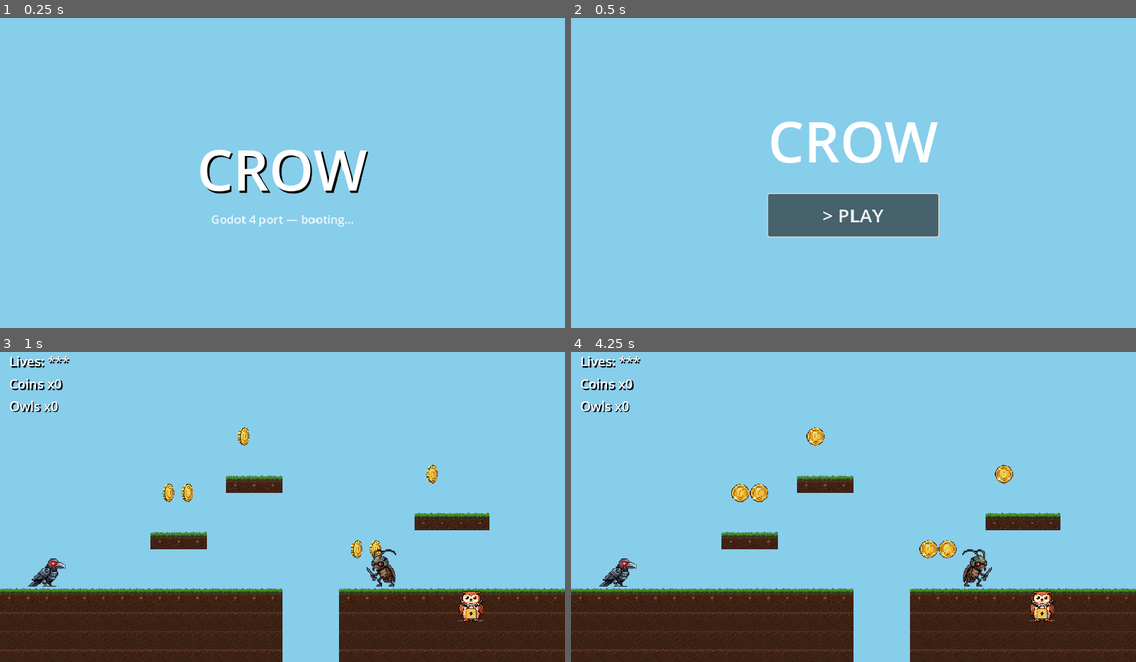
Above: before the commit, frames 1-4 (two rows, left to right).
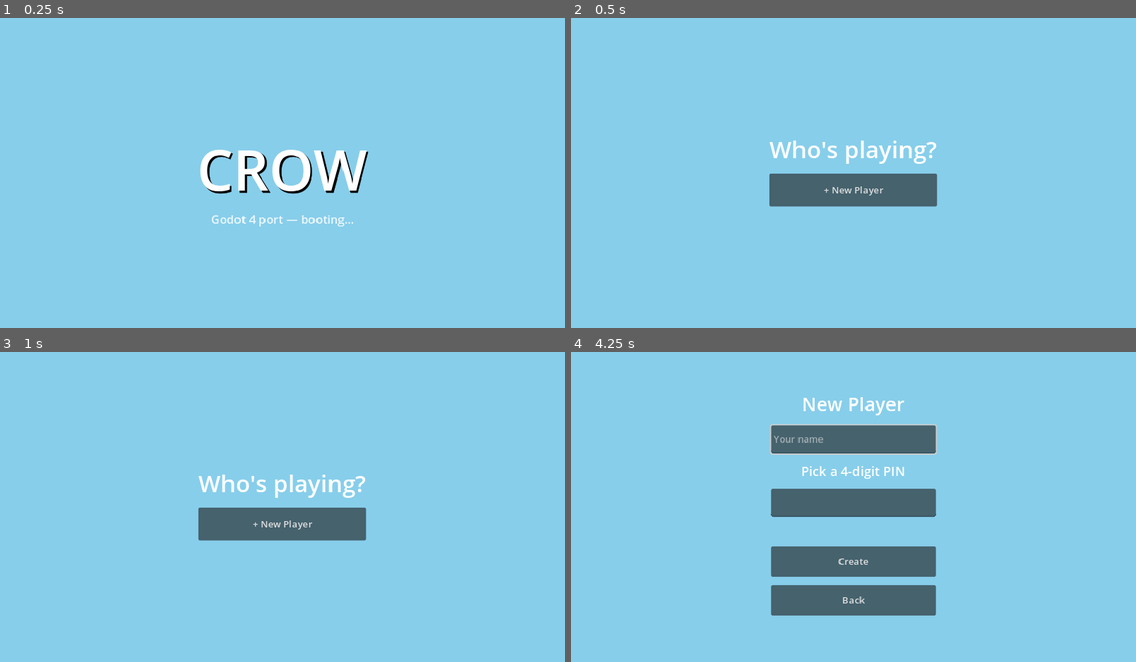
Above: after the commit, the same moments.

Repository: saemihemma/crowgame
Game: Godot game, scene res://scenes/Boot.tscn
Same seed, same stepped clock (60 frames per second), same inputs: the game is played once before the commit and once after it.
Inputs (mouse positions are in pixels of both pictures, inside the frame that each line leads up to):
- Up to frame 1 (0.25 s): no input
- Up to frame 2 (0.5 s): no input
- Up to frame 3 (1 s): click (282, 550) at 0.5 s, where only the run before the commit has a clickable "> PLAY"
- Up to frame 4 (4.25 s): click (853, 522) at 1.25 s, where only the run after the commit has a clickable "+ New Player"; click (853, 562) at 2 s, where only the run after the commit has a clickable "Create"; click (853, 600) at 2.75 s, where only the run after the commit has a clickable "Back"; click (853, 522) at 3.5 s, where only the run after the commit has a clickable "+ New Player"

Frame 1 is identical in both runs. In frame 2, 7.0% of the frame differs, in the area x 34-66%, y 33-71%; in frame 3, 29%; in frame 4, 35%, in the area x 0-100%, y 1-100%.
Error after the commit: Invalid operands 'String' and 'bool' in operator '=='. (res://scripts/scenes/login.gd:112)

Commit message:
Godot port slice 8a: Login + LevelSelect + full menu routing
- Login (port of LoginScene): pick profile + 4-digit PIN or create a new
  player; on success switches the save profile and re-inits ELO/learner/
  problem managers, then routes to the menu. Uses the tested ProfileManager.
- LevelSelect (port): lists registry levels, locks those whose required level
  isn't completed, starts the chosen level.
- Boot routes to Login (no active user) or MainMenu; MainMenu Play ->
  LevelSelect, Continue -> Game, Switch Player -> Login.

32 unit tests + 4 probes still pass; new scenes load clean headless.

https://claude.ai/code/session_01FVeVGxG2n5P8D32bFSZsYM

Diff:
--- /dev/null
+++ b/godot/scenes/LevelSelect.tscn
@@ -0,0 +1,10 @@
+[gd_scene load_steps=2 format=3 uid="uid://b0crowlevelsel1"]
+
+[ext_resource type="Script" path="res://scripts/scenes/level_select.gd" id="1_ls"]
+
+[node name="LevelSelect" type="Control"]
+layout_mode = 3
+anchors_preset = 15
+anchor_right = 1.0
+anchor_bottom = 1.0
+script = ExtResource("1_ls")
--- /dev/null
+++ b/godot/scenes/Login.tscn
@@ -0,0 +1,10 @@
+[gd_scene load_steps=2 format=3 uid="uid://b0crowlogin001"]
+
+[ext_resource type="Script" path="res://scripts/scenes/login.gd" id="1_login"]
+
+[node name="Login" type="Control"]
+layout_mode = 3
+anchors_preset = 15
+anchor_right = 1.0
+anchor_bottom = 1.0
+script = ExtResource("1_login")
--- a/godot/scripts/boot.gd
+++ b/godot/scripts/boot.gd
@@ -10,7 +10,11 @@
 	# Autoloads have initialized (data/save/profile). Route to the menu.
 	# (Login flow is deferred; MainMenu -> Play starts the game.)
 	await get_tree().create_timer(0.4).timeout
-	get_tree().change_scene_to_file("res://scenes/MainMenu.tscn")
+	# Route to the active profile's menu, or the login screen.
+	if ProfileManager.get_active_user() != null:
+		get_tree().change_scene_to_file("res://scenes/MainMenu.tscn")
+	else:
+		get_tree().change_scene_to_file("res://scenes/Login.tscn")
 
 func _build_placeholder() -> void:
 	# Sky is the project's default_clear_color (#87CEEB), matching src/main.ts.
--- /dev/null
+++ b/godot/scripts/scenes/level_select.gd
@@ -0,0 +1,48 @@
+extends Control
+## LevelSelect — Godot port of LevelSelectScene. Lists registry levels; a level
+## is unlocked when it has no unlockRequirement or its required level is
+## completed. Selecting one sets the current level and starts the game.
+
+func _ready() -> void:
+	var center := CenterContainer.new()
+	center.anchor_right = 1.0
+	center.anchor_bottom = 1.0
+	add_child(center)
+	var col := VBoxContainer.new()
+	col.alignment = BoxContainer.ALIGNMENT_CENTER
+	col.add_theme_constant_override("separation", 12)
+	center.add_child(col)
+
+	var title := Label.new()
+	title.text = "Pick a Level"
+	title.horizontal_alignment = HORIZONTAL_ALIGNMENT_CENTER
+	title.add_theme_font_size_override("font_size", 56)
+	col.add_child(title)
+
+	var completed: Array = SaveManager.get_data().get("completedLevels", [])
+	for level in LevelManager.get_levels():
+		var key := String(level.get("key", ""))
+		var unlocked := _is_unlocked(level, completed)
+		var b := Button.new()
+		b.text = String(level.get("name", key)) + ("" if unlocked else "  (locked)")
+		b.disabled = not unlocked
+		b.custom_minimum_size = Vector2(360, 56)
+		b.add_theme_font_size_override("font_size", 26)
+		b.pressed.connect(func(): _play(key))
+		col.add_child(b)
+
+	var back := Button.new()
+	back.text = "Back"
+	back.custom_minimum_size = Vector2(360, 48)
+	back.pressed.connect(func(): get_tree().change_scene_to_file("res://scenes/MainMenu.tscn"))
+	col.add_child(back)
+
+func _is_unlocked(level: Dictionary, completed: Array) -> bool:
+	var req = level.get("unlockRequirement", null)
+	if req == null:
+		return true
+	return completed.has(String(req.get("level", "")))
+
+func _play(key: String) -> void:
+	LevelManager.set_current_level(key)
+	get_tree().change_scene_to_file("res://scenes/Game.tscn")
--- /dev/null
+++ b/godot/scripts/scenes/login.gd
@@ -0,0 +1,124 @@
+extends Control
+## Login — Godot port of LoginScene. Pick a profile + 4-digit PIN, or create a
+## new one (name + PIN). On success, switches the save profile and re-inits the
+## ELO/learner managers, then routes to the main menu. Uses the tested
+## ProfileManager for all profile/PIN logic.
+
+var _selected_user := ""
+var _col: VBoxContainer
+var _pin_edit: LineEdit
+var _name_edit: LineEdit
+var _status: Label
+
+func _ready() -> void:
+	var center := CenterContainer.new()
+	center.anchor_right = 1.0
+	center.anchor_bottom = 1.0
+	add_child(center)
+	_col = VBoxContainer.new()
+	_col.alignment = BoxContainer.ALIGNMENT_CENTER
+	_col.add_theme_constant_override("separation", 14)
+	center.add_child(_col)
+	_show_profile_list()
+
+func _clear() -> void:
+	for c in _col.get_children():
+		c.queue_free()
+
+func _title(text: String, size := 40) -> void:
+	var t := Label.new()
+	t.text = text
+	t.horizontal_alignment = HORIZONTAL_ALIGNMENT_CENTER
+	t.add_theme_font_size_override("font_size", size)
+	_col.add_child(t)
+
+func _show_profile_list() -> void:
+	_clear()
+	_title("Who's playing?")
+	for p in ProfileManager.get_profiles():
+		var b := Button.new()
+		b.text = String(p.get("username", ""))
+		b.custom_minimum_size = Vector2(280, 56)
+		b.add_theme_font_size_override("font_size", 28)
+		var uname := String(p.get("username", ""))
+		b.pressed.connect(func(): _show_pin_entry(uname))
+		_col.add_child(b)
+	var nb := Button.new()
+	nb.text = "+ New Player"
+	nb.custom_minimum_size = Vector2(280, 56)
+	nb.pressed.connect(_show_new_player)
+	_col.add_child(nb)
+
+func _show_pin_entry(username: String) -> void:
+	_selected_user = username
+	_clear()
+	_title("Hi, %s!" % username, 32)
+	_title("Enter your 4-digit PIN", 22)
+	_pin_edit = _make_pin_edit()
+	_col.add_child(_pin_edit)
+	_status = _make_status()
+	_col.add_child(_status)
+	_action_button("Play", func(): _try_login(username, _pin_edit.text))
+	_action_button("Back", _show_profile_list)
+	_pin_edit.grab_focus()
+
+func _show_new_player() -> void:
+	_clear()
+	_title("New Player", 32)
+	_name_edit = LineEdit.new()
+	_name_edit.placeholder_text = "Your name"
+	_name_edit.max_length = 12
+	_name_edit.custom_minimum_size = Vector2(280, 48)
+	_col.add_child(_name_edit)
+	_title("Pick a 4-digit PIN", 22)
+	_pin_edit = _make_pin_edit()
+	_col.add_child(_pin_edit)
+	_status = _make_status()
+	_col.add_child(_status)
+	_action_button("Create", _try_create)
+	_action_button("Back", _show_profile_list)
+	_name_edit.grab_focus()
+
+func _make_pin_edit() -> LineEdit:
+	var e := LineEdit.new()
+	e.max_length = 4
+	e.secret = true
+	e.alignment = HORIZONTAL_ALIGNMENT_CENTER
+	e.custom_minimum_size = Vector2(160, 48)
+	return e
+
+func _make_status() -> Label:
+	var l := Label.new()
+	l.horizontal_alignment = HORIZONTAL_ALIGNMENT_CENTER
+	l.add_theme_color_override("font_color", Color(1, 0.5, 0.5))
+	return l
+
+func _action_button(text: String, cb: Callable) -> void:
+	var b := Button.new()
+	b.text = text
+	b.custom_minimum_size = Vector2(280, 52)
+	b.pressed.connect(cb)
+	_col.add_child(b)
+
+func _try_login(username: String, pin: String) -> void:
+	if ProfileManager.login(username, pin):
+		_finish_login()
+	else:
+		_status.text = "Wrong PIN, try again!"
+		_pin_edit.text = ""
+
+func _try_create() -> void:
+	var res = ProfileManager.create_profile(_name_edit.text, _pin_edit.text)
+	if res == true:
+		ProfileManager.login(_name_edit.text, _pin_edit.text)
+		_finish_login()
+	else:
+		_status.text = String(res)
+
+func _finish_login() -> void:
+	SaveManager.switch_profile()
+	var save := SaveManager.get_data()
+	ELOManager.initialize(save.get("eloStats", null))
+	LearnerStateManager.initialize(ProfileManager.get_active_profile(), save.get("learnerState", null), ELOManager.get_stats())
+	MathProblemManager.hydrate_recent_problems(save.get("telemetry", {}).get("answeredProblemIds", []))
+	get_tree().change_scene_to_file("res://scenes/MainMenu.tscn")
--- a/godot/scripts/scenes/main_menu.gd
+++ b/godot/scripts/scenes/main_menu.gd
@@ -21,7 +21,9 @@
 
 	_add_button(col, TextManager.t("menu.play"), _on_play)
 	if SaveManager.has_save():
-		_add_button(col, TextManager.t("menu.continue") if TextManager.get_default("menu.continue") != "" else "Continue", _on_play)
+		_add_button(col, "Continue", _on_continue)
+	if ProfileManager.get_active_user() != null:
+		_add_button(col, "Switch Player", _on_switch_user)
 
 func _add_button(parent: Node, text: String, cb: Callable) -> void:
 	var b := Button.new()
@@ -30,7 +32,15 @@
 	b.add_theme_font_size_override("font_size", 32)
 	b.pressed.connect(cb)
 	parent.add_child(b)
-	b.grab_focus()
+	if parent.get_child_count() == 2:  # focus the first button (after title)
+		b.grab_focus()
 
 func _on_play() -> void:
+	get_tree().change_scene_to_file("res://scenes/LevelSelect.tscn")
+
+func _on_continue() -> void:
 	get_tree().change_scene_to_file("res://scenes/Game.tscn")
+
+func _on_switch_user() -> void:
+	ProfileManager.logout()
+	get_tree().change_scene_to_file("res://scenes/Login.tscn")
